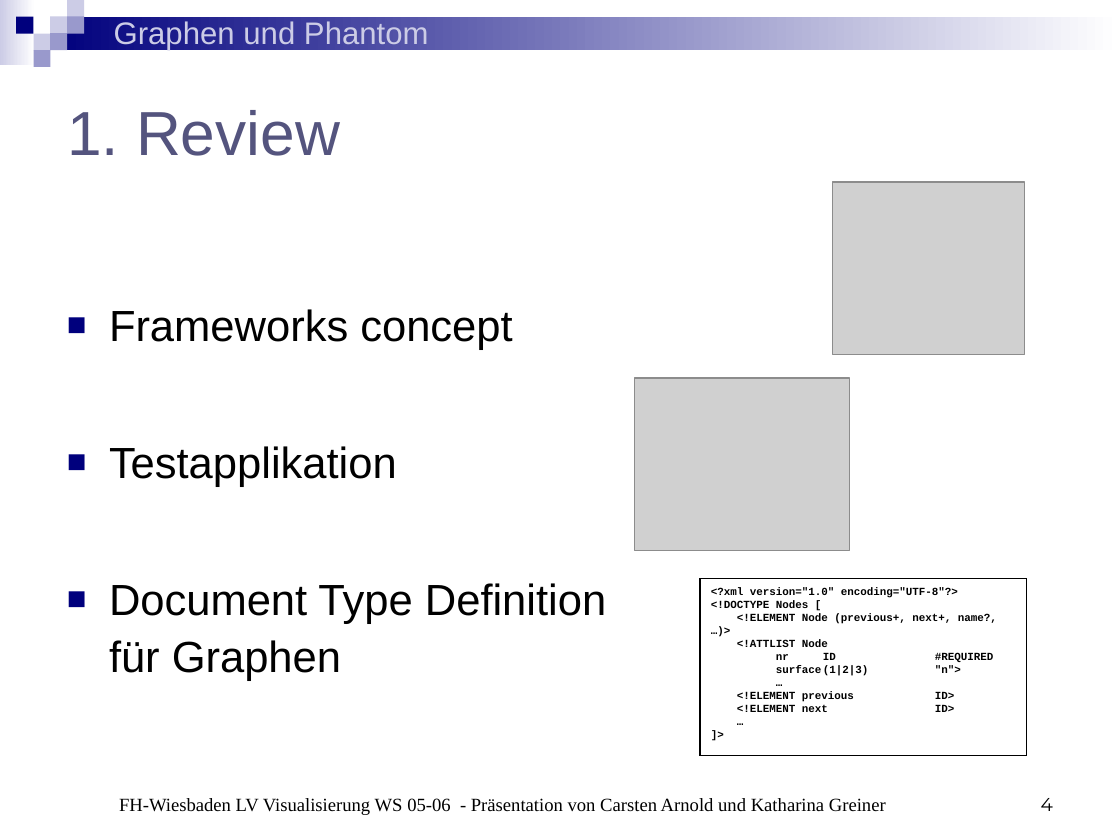
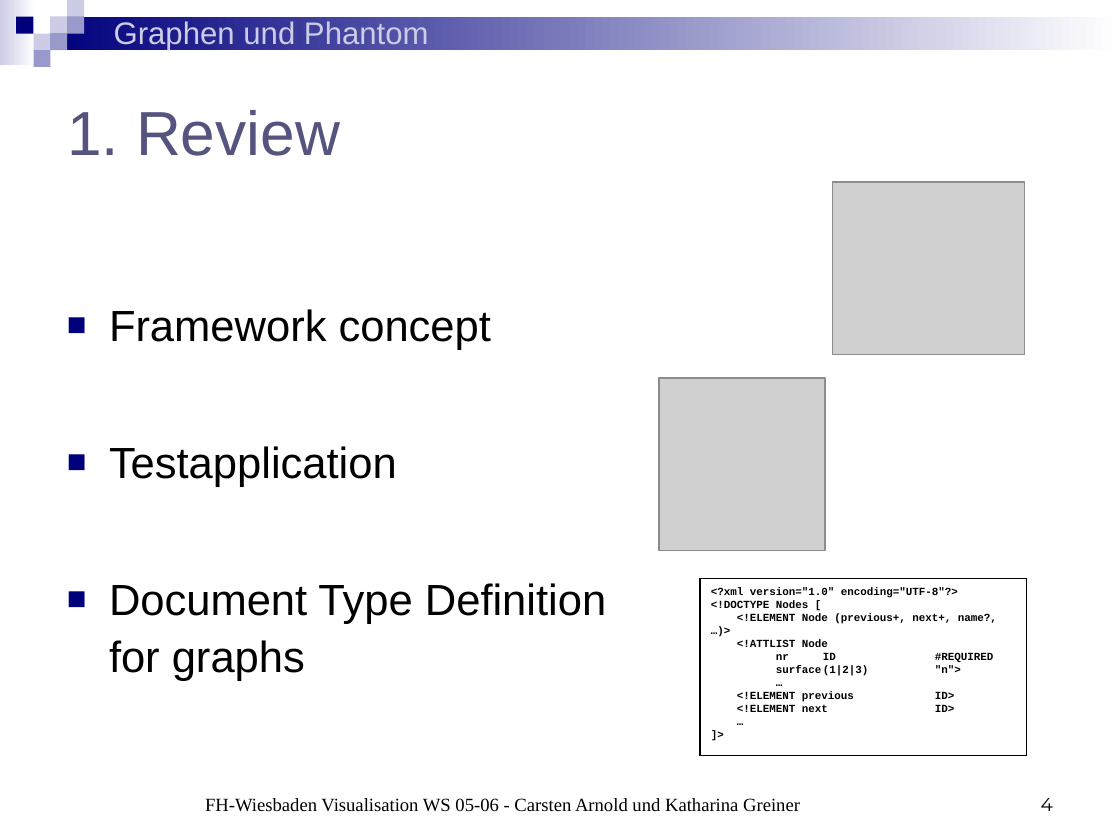
Before and after one commit to BackupTheBerlios/phantom-graphs-svn, a slide deck: slide 4 of trunk/Präsentationen/Präsentation3.ppt. Drawn at 1120x840 pixels with LibreOffice and Linux fonts; fonts in the diff are those of the drawing; grey boxes stand for pictures. Boxes give left, top, right and bottom in pixels: in the first picture for what was removed or moved away, otherwise in the second. Text is boxed around its words. In the diff, an @@ line names an element or a change of style, - is before the commit and + after.

```diff
--- a/trunk/Präsentationen/Präsentation3.ppt
+++ b/trunk/Präsentationen/Präsentation3.ppt
@@ text at box(109, 309, 606, 681): text changed @@
-■ Frameworks concept
-■ Testapplikation
-■ Document Type Definition für Graphen
+■ Framework concept
+■ Testapplication
+■ Document Type Definition for graphs
@@ picture: place and size @@
-picture at box(635, 377, 850, 550)
+picture at box(659, 379, 824, 551)
@@ text at box(205, 798, 800, 812): text changed @@
-FH-Wiesbaden LV Visualisierung WS 05-06 - Präsentation von Carsten Arnold und Katharina Greiner
+FH-Wiesbaden Visualisation WS 05-06 - Carsten Arnold und Katharina Greiner
```
Also in this commit, not shown: 11 other slides changed, 5 slides added, 1 slide removed.
